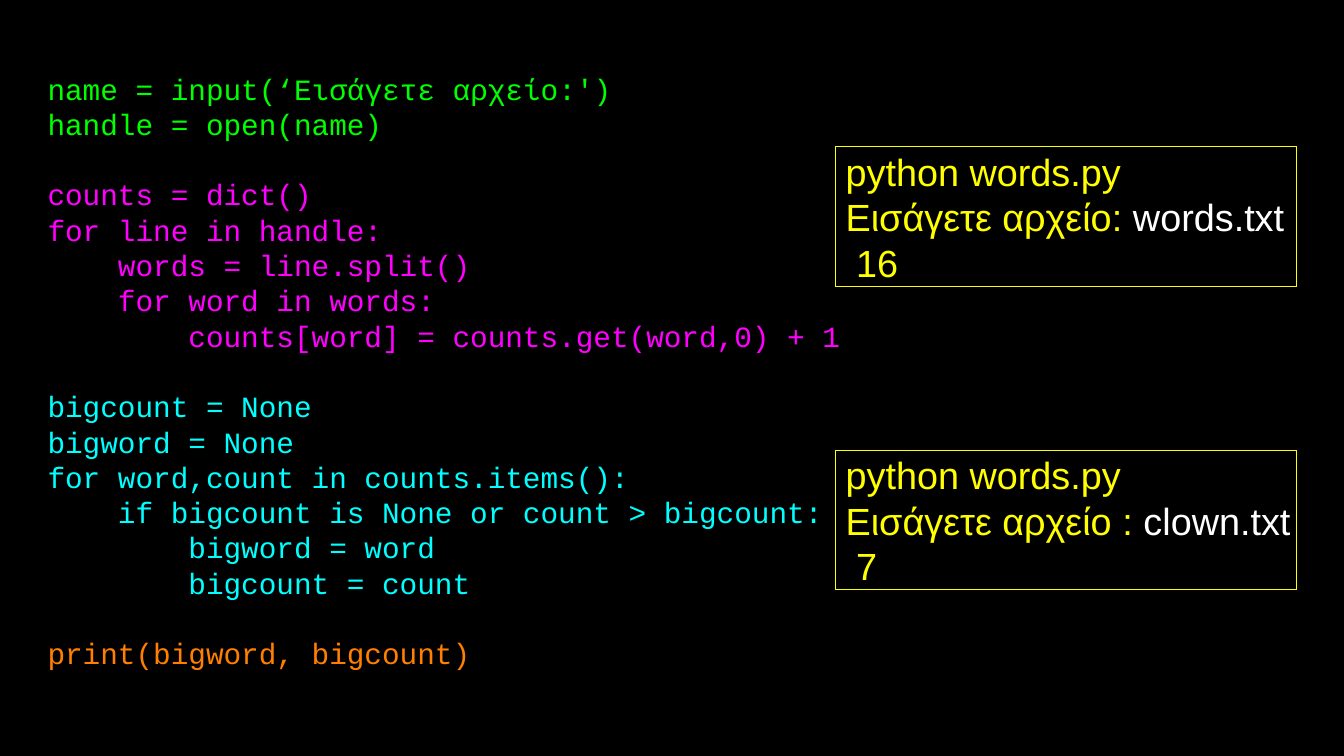
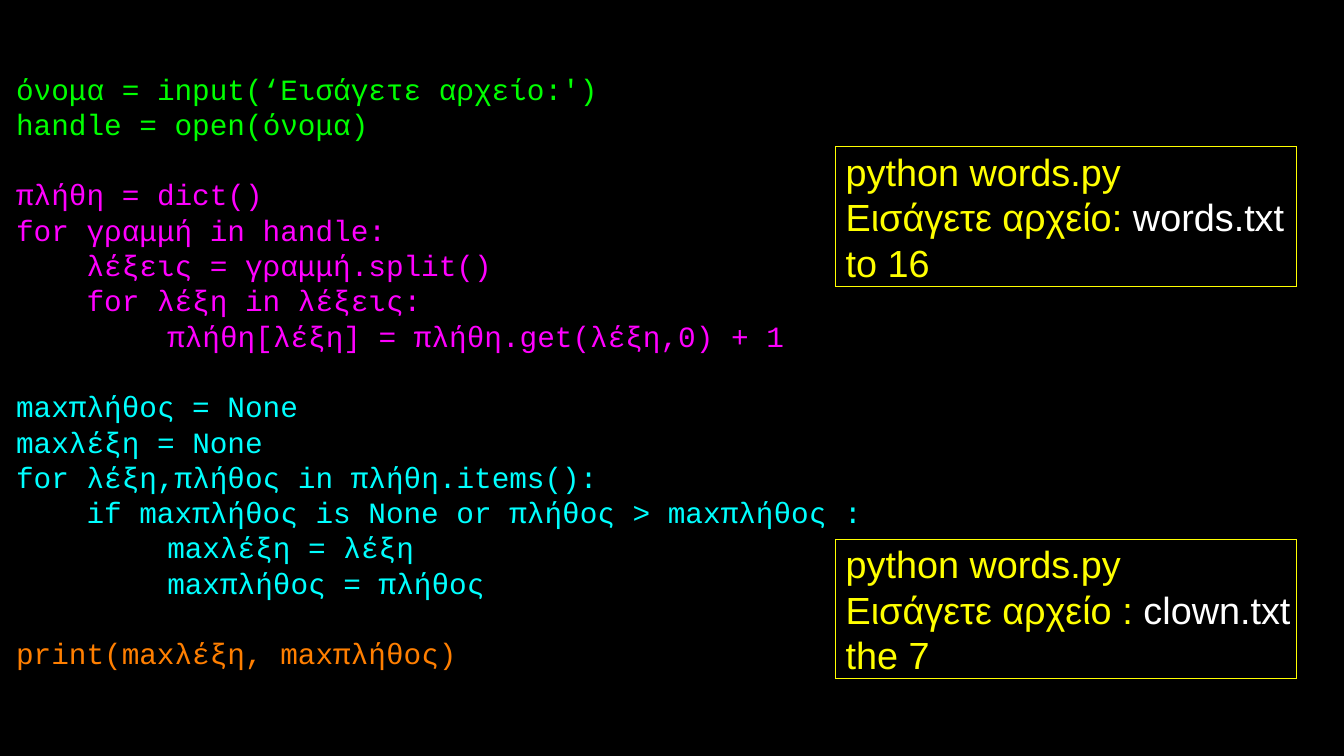
Before and after one commit to csev/py4e, a slide deck: slide 14 of lectures3/gr/Pythonlearn-01-Intro.pptx. Drawn at 1344x756 pixels with LibreOffice and Linux fonts; fonts in the diff are those of the drawing. Boxes give left, top, right and bottom in pixels: in the first picture for what was removed or moved away, otherwise in the second. Text is boxed around its words. In the diff, an @@ line names an element or a change of style, - is before the commit and + after.

```diff
--- a/lectures3/gr/Pythonlearn-01-Intro.pptx
+++ b/lectures3/gr/Pythonlearn-01-Intro.pptx
@@ text at (16,79,827,670): text changed @@
-name = input(‘Εισάγετε αρχείο:')
-handle = open(name)
-counts = dict()
-for line in handle:
-words = line.split()
-for word in words:
-counts[word] = counts.get(word,0) + 1
-bigcount = None
-bigword = None
-for word,count in counts.items():
-if bigcount is None or count > bigcount:
-bigword = word
-bigcount = count
-print(bigword, bigcount)
+όνομα = input(‘Εισάγετε αρχείο:')
+handle = open(όνομα)
+πλήθη = dict()
+for γραμμή in handle:
+λέξεις = γραμμή.split()
+for λέξη in λέξεις:
+πλήθη[λέξη] = πλήθη.get(λέξη,0) + 1
+maxπλήθος = None
+maxλέξη = None
+for λέξη,πλήθος in πλήθη.items():
+if maxπλήθος is None or πλήθος > maxπλήθος :
+maxλέξη = λέξη
+maxπλήθος = πλήθος
+print(maxλέξη, maxπλήθος)
@@ text in rectangle at (846,250,930,278): text changed @@
-16
+to 16
@@ rectangle "python words.py": place and size @@
-rectangle "python words.py" at (835,451,1296,590)
+rectangle "python words.py" at (835,539,1296,679)
@@ text in rectangle at (846,641,930,670): text changed @@
-7
+the 7
```
Also in this commit, not shown: 6 other slides changed, 9 other files.
